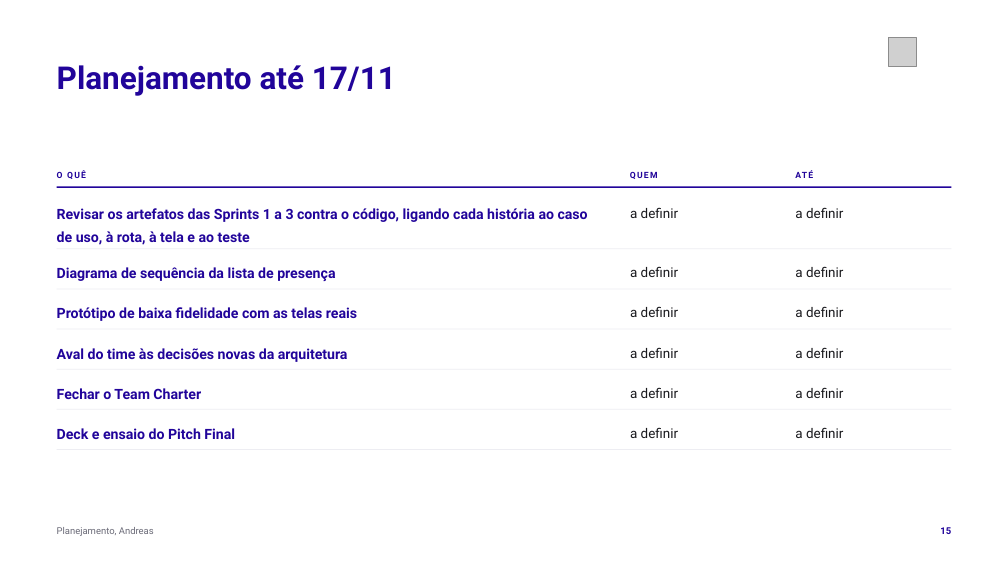
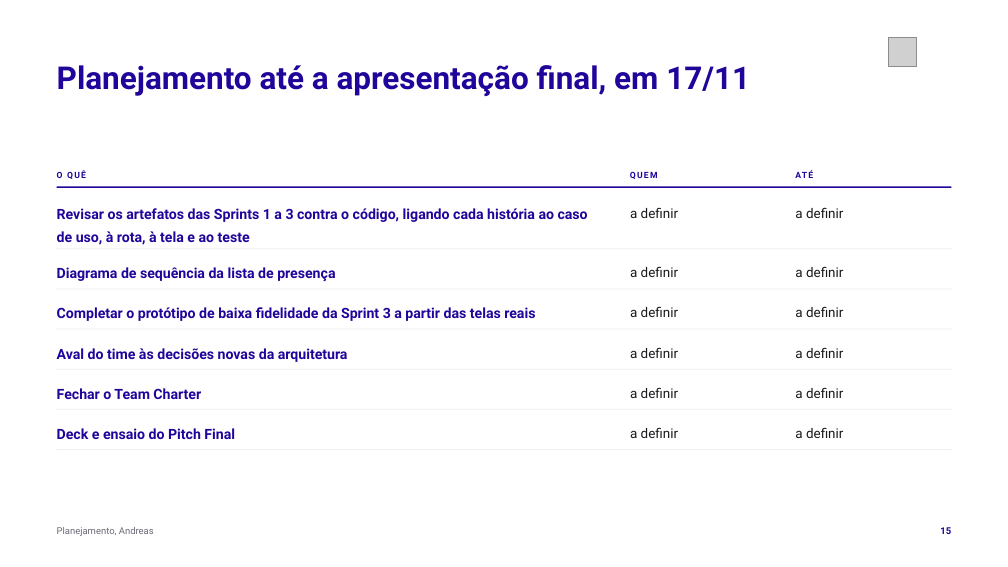
Before and after one commit to tcpassos/invite-app, a slide deck: slide 15 of trabalhos/T3-Apresentacao-Intermediaria.pptx. Drawn at 1008x567 pixels with LibreOffice and Linux fonts; fonts in the diff are those of the drawing; grey boxes stand for pictures. Boxes give left, top, right and bottom in pixels: in the first picture for what was removed or moved away, otherwise in the second. Text is boxed around its words. In the diff, an @@ line names an element or a change of style, - is before the commit and + after.

```diff
--- a/trabalhos/T3-Apresentacao-Intermediaria.pptx
+++ b/trabalhos/T3-Apresentacao-Intermediaria.pptx
@@ text at [57,65,750,96]: text changed @@
-Planejamento até 17/11
+Planejamento até a apresentação final, em 17/11
@@ text at [57,307,535,321]: text changed @@
-Protótipo de baixa fidelidade com as telas reais
+Completar o protótipo de baixa fidelidade da Sprint 3 a partir das telas reais
```
Also in this commit, not shown: 15 other slides changed, 1 slide added, 7 other files.
